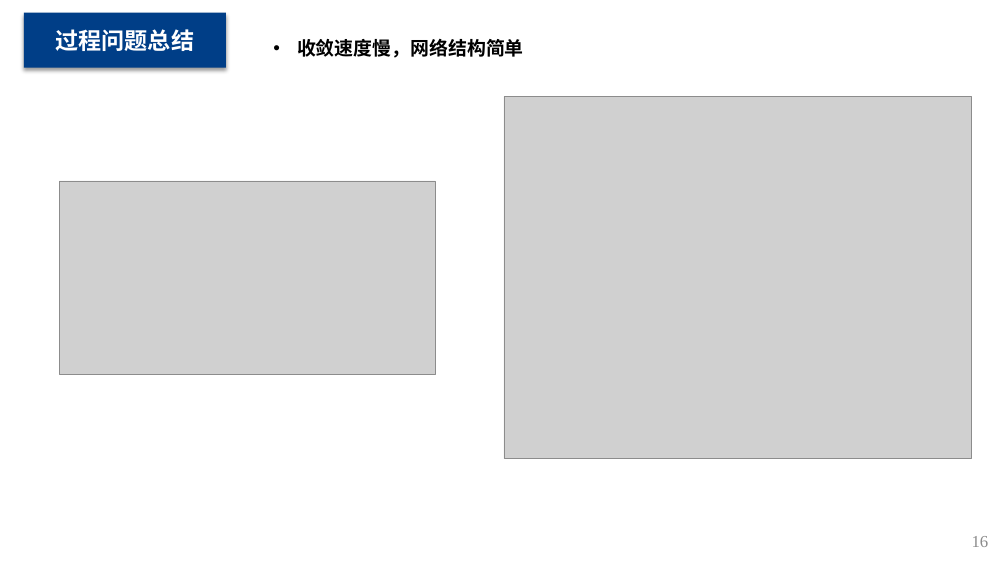
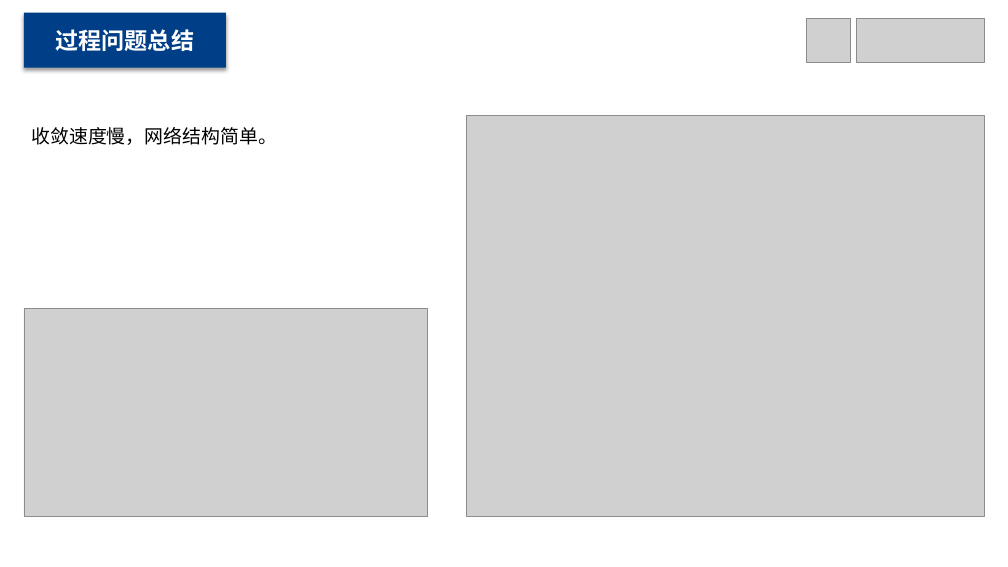
Before and after one commit to MinmusLin/Reinforcement_Learning_Based_Multi_Agent_Path_Finding, a slide deck: slide 16 of Presentation.pptx. Drawn at 1008x567 pixels with LibreOffice and Linux fonts; fonts in the diff are those of the drawing; grey boxes stand for pictures. Boxes give left, top, right and bottom in pixels: in the first picture for what was removed or moved away, otherwise in the second. Text is boxed around its words. In the diff, an @@ line names an element or a change of style, - is before the commit and + after.

```diff
--- a/Presentation.pptx
+++ b/Presentation.pptx
@@ picture added at (807,18,851,62) @@
@@ picture added at (856,18,984,62) @@
@@ picture: place and size @@
-picture at (504,97,972,459)
+picture at (467,116,985,516)
@@ text at (31,127,277,145): text changed; bold off @@
-• 收敛速度慢，网络结构简单
+收敛速度慢，网络结构简单。
@@ picture: place and size @@
-picture at (59,181,435,374)
+picture at (24,309,428,516)
@@ page number removed at (972,536,989,547) @@
-16
```
Also in this commit, not shown: 16 other slides changed, 1 slide added, 2 slides removed.
